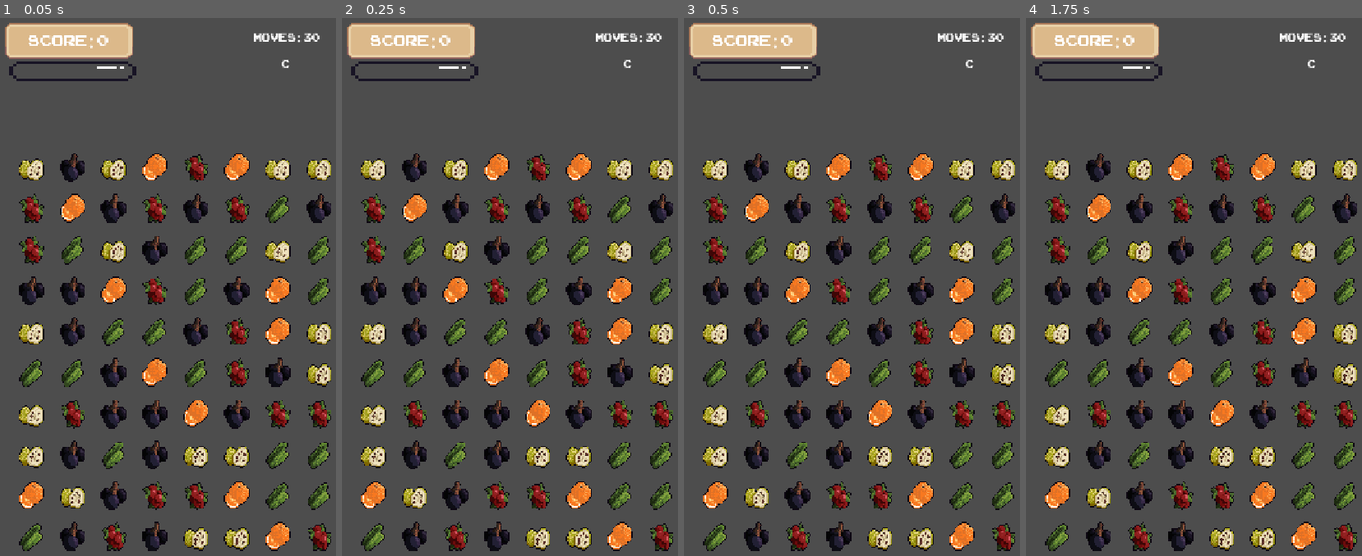
Above: before the commit, frames 1-4 (left to right).
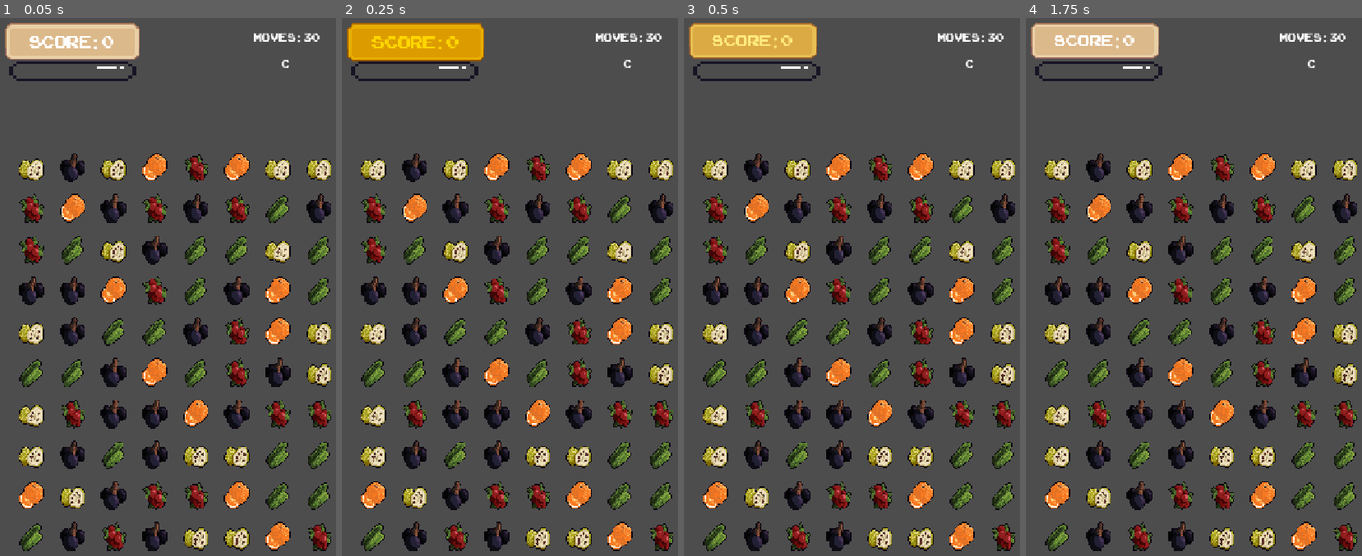
Above: after the commit, the same moments.

Repository: danieljuan6278/Fruit
Game: Godot game, scene res://scene/game.tscn
Two runs of this game, one before a commit and one after it. Both use one fixed random seed, a clock stepped at 60 frames per second and the inputs below.
Inputs (mouse positions are in pixels of both pictures, inside the frame that each line leads up to):
- Up to frame 1 (0.05 s): no input
- Up to frame 2 (0.25 s): no input
- Up to frame 3 (0.5 s): no input
- Up to frame 4 (1.75 s): move the mouse to (1056, 534) at 0.52 s; click (1056, 534) at 0.67 s; tap Enter at 1.25 s; move the mouse to (1056, 496) at 1.27 s; click (1056, 496) at 1.42 s

The runs differ from the first frame. In frame 1, 0.9% of the frame differs, in the area x 1-42%, y 0-8%; in frame 2, 2.9%, in the area x 1-43%, y 0-9%; in frame 3, 2.5%; in frame 4, nothing differs.

Commit message:
file modulation complete

Diff:
--- a/scene/game.tscn
+++ b/scene/game.tscn
@@ -98,7 +98,7 @@
 text = "Moves: 30"
 horizontal_alignment = 1
 
-[node name="UIManager" type="Node" parent="."]
+[node name="UIManager" type="Node" parent="." node_paths=PackedStringArray("score_label", "rank_label", "moves_label", "progress_bar")]
 script = ExtResource("1_jd5gt")
 score_label = NodePath("../score_label/ScoreContainer/TextureRect/Label")
 rank_label = NodePath("../score_label/RankLabel")
--- a/script/game.gd
+++ b/script/game.gd
@@ -31,7 +31,6 @@
 	# Set UI manager's game state reference
 	if ui_manager:
 		ui_manager.set_game_state(game_state)
-		ui_manager.initialize_display()
 
 	all_pieces = make_2d_array()
 	spawn_board()
--- a/script/game_state.gd
+++ b/script/game_state.gd
@@ -21,7 +21,7 @@
 signal combo_bonus(bonus_moves: int)
 
 func _ready():
-	reset_phase()
+	pass  # Don't initialize here - wait for connections to be set up
 
 func reset_phase():
 	"""Reset for new phase"""
--- a/script/ui_manager.gd
+++ b/script/ui_manager.gd
@@ -9,24 +9,44 @@
 var game_state: GameState
 
 func _ready():
+	# Resolve node paths from scene
+	_resolve_node_paths()
 	# Initialize progress bar
 	if progress_bar:
 		progress_bar.min_value = 0
 		progress_bar.max_value = 1200  # Default for phase C
 		progress_bar.value = 0
 
-	# Connect to game state signals
+func _resolve_node_paths():
+	"""Resolve node paths if they haven't been resolved yet"""
+	if not score_label:
+		score_label = get_node("../score_label/ScoreContainer/TextureRect/Label")
+	if not rank_label:
+		rank_label = get_node("../score_label/RankLabel")
+	if not moves_label:
+		moves_label = get_node("../score_label/MovesLabel")
+	if not progress_bar:
+		progress_bar = get_node("../score_label/ScoreProgress")
+
+func _setup_signal_connections():
+	"""Connect to game state signals"""
 	if game_state:
-		game_state.score_updated.connect(_on_score_updated)
-		game_state.moves_updated.connect(_on_moves_updated)
-		game_state.phase_changed.connect(_on_phase_changed)
-		game_state.combo_bonus.connect(_on_combo_bonus)
-		game_state.game_over.connect(_on_game_over)
+		if not game_state.score_updated.is_connected(_on_score_updated):
+			game_state.score_updated.connect(_on_score_updated)
+		if not game_state.moves_updated.is_connected(_on_moves_updated):
+			game_state.moves_updated.connect(_on_moves_updated)
+		if not game_state.phase_changed.is_connected(_on_phase_changed):
+			game_state.phase_changed.connect(_on_phase_changed)
+		if not game_state.combo_bonus.is_connected(_on_combo_bonus):
+			game_state.combo_bonus.connect(_on_combo_bonus)
+		if not game_state.game_over.is_connected(_on_game_over):
+			game_state.game_over.connect(_on_game_over)
 
 func set_game_state(state: GameState):
 	"""Set reference to game state"""
 	game_state = state
-	_ready()
+	_setup_signal_connections()
+	initialize_display()
 
 func _on_score_updated(total_score: int, phase_score: int):
 	"""Update score display"""
@@ -96,6 +116,9 @@
 func initialize_display():
 	"""Initialize all UI displays"""
 	if game_state:
+		# First trigger the initial state signals
+		game_state.reset_phase()
+
 		var info = game_state.get_current_phase_info()
 		if score_label:
 			score_label.text = "Score: " + str(info["total_score"])
